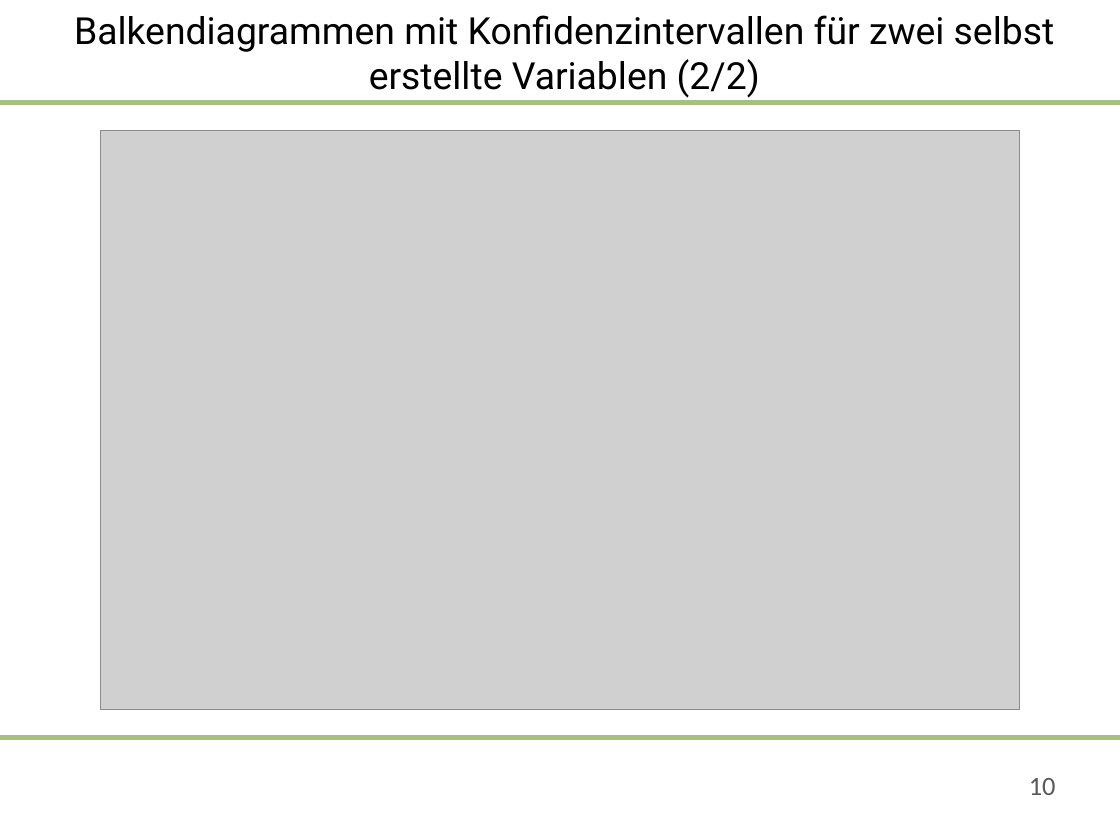
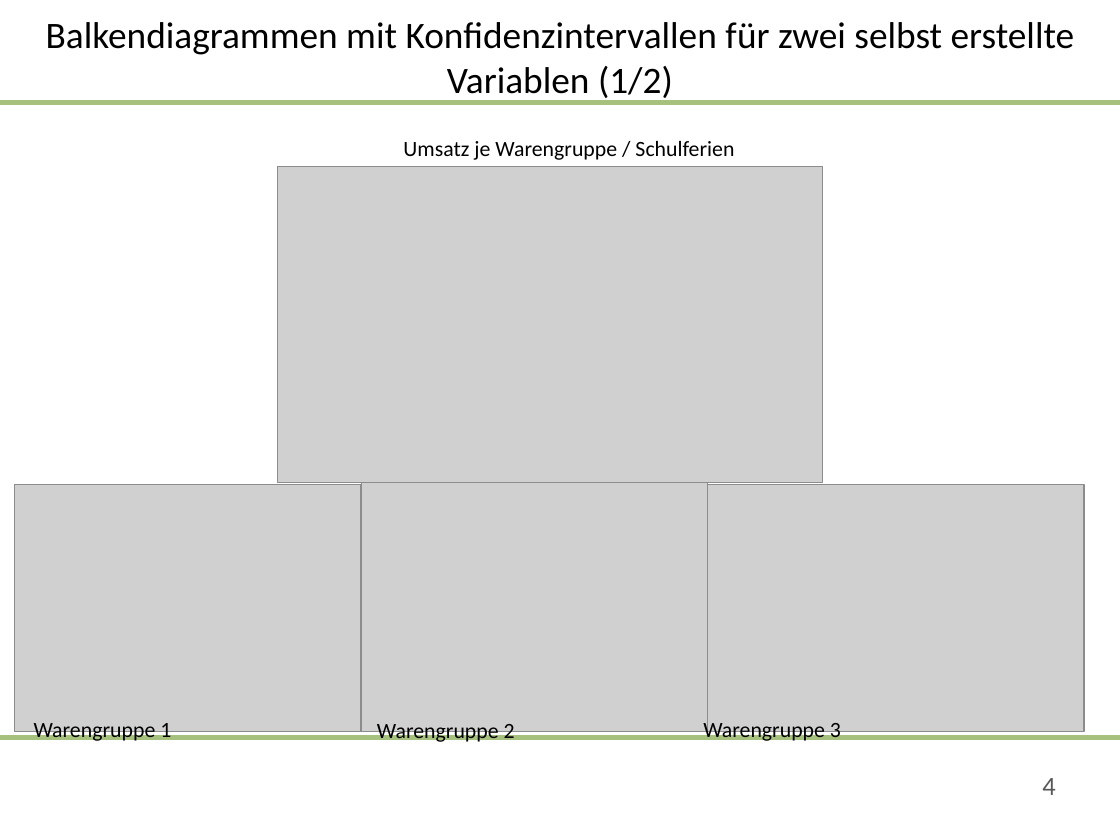
Before and after one commit to saludwig26/Data-science-Team-5-1, a slide deck: slide 4 of 09-06-2020-Präsentation_Team 5.pptx (slide 10 before the commit). Drawn at 1120x840 pixels with LibreOffice and Linux fonts; fonts in the diff are those of the drawing; grey boxes stand for pictures; background and template pictures are left out. Boxes give left, top, right and bottom in pixels: in the first picture for what was removed or moved away, otherwise in the second. Text is boxed around its words. In the diff, an @@ line names an element or a change of style, - is before the commit and + after.

```diff
--- a/09-06-2020-Präsentation_Team 5.pptx
+++ b/09-06-2020-Präsentation_Team 5.pptx
@@ title at (46,22,1075,103): text changed; font Roboto to Calibri @@
-Balkendiagrammen mit Konfidenzintervallen für zwei selbst erstellte Variablen (2/2)
+Balkendiagrammen mit Konfidenzintervallen für zwei selbst erstellte Variablen (1/2)
@@ picture removed at (101,130,1020,709) @@
@@ text added at (403,141,734,160), 14 pt, text #000000 @@
+Umsatz je Warengruppe / Schulferien
@@ picture added at (278,167,822,483) @@
@@ picture added at (15,484,361,731) @@
@@ picture added at (361,480,707,731) @@
@@ picture added at (683,485,1084,731) @@
@@ text added at (703,719,841,744), 14 pt, text #000000 @@
+Warengruppe 3
@@ text added at (34,723,171,744), 14 pt, text #000000 @@
+Warengruppe 1
@@ text added at (377,724,515,744), 14 pt, text #000000 @@
+Warengruppe 2
@@ page number at (1042,778,1055,795): text changed @@
-10
+4
```
Also in this commit, not shown: 7 other slides changed, 4 slides added, 8 slides removed.
